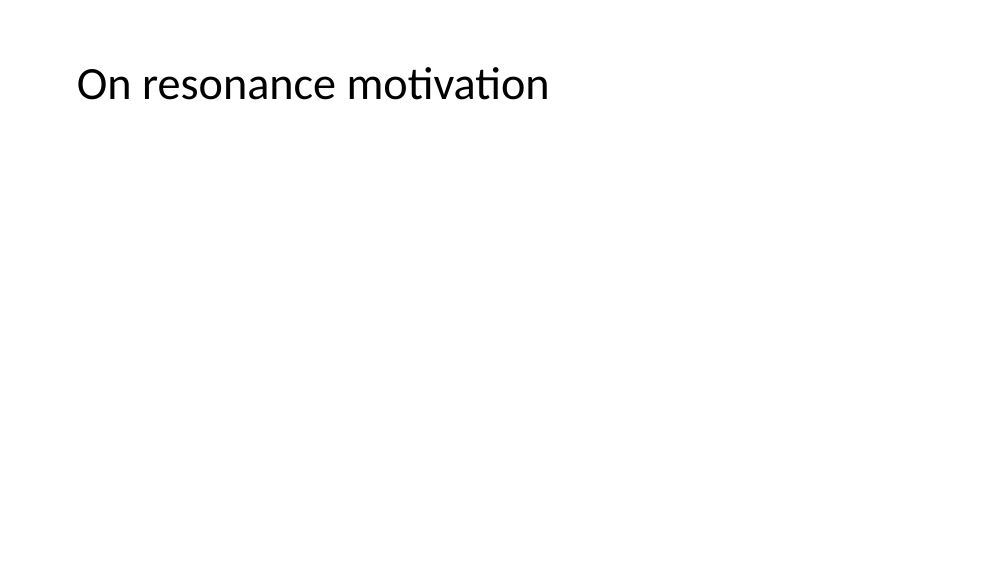
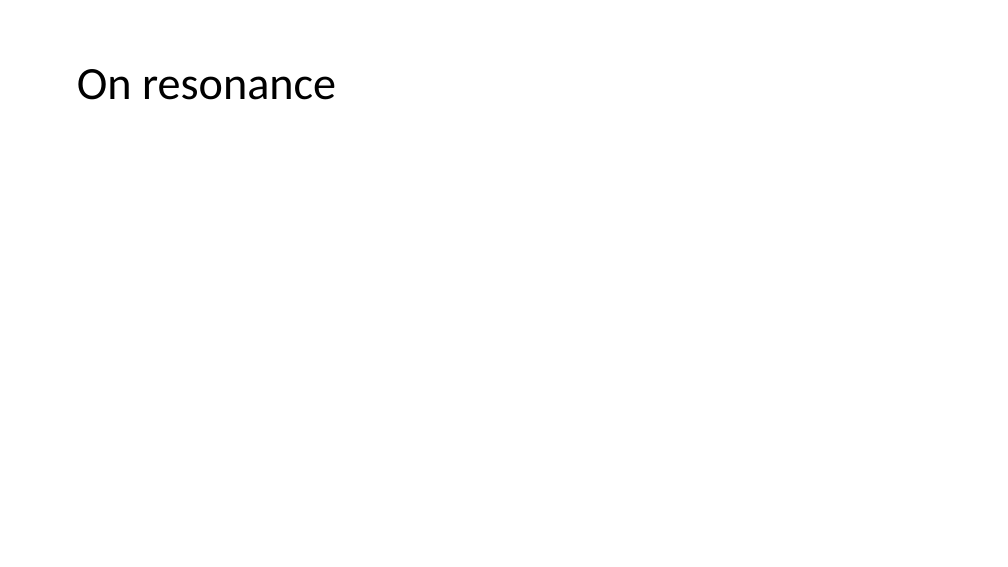
Before and after one commit to kgilmo/amplitude_sensing_paper, a slide deck: slide 12 of amplitude_sensing_penning_2.pptx. Drawn at 1008x567 pixels with LibreOffice and Linux fonts; fonts in the diff are those of the drawing; grey boxes stand for pictures. Boxes give left, top, right and bottom in pixels: in the first picture for what was removed or moved away, otherwise in the second. Text is boxed around its words. In the diff, an @@ line names an element or a change of style, - is before the commit and + after.

```diff
--- a/amplitude_sensing_penning_2.pptx
+++ b/amplitude_sensing_penning_2.pptx
@@ title at <box>77,69,336,100</box>: text changed @@
-On resonance motivation
+On resonance
```
Also in this commit, not shown: 9 other slides changed, 1 slide added, 1 slide removed, 10 other files.
